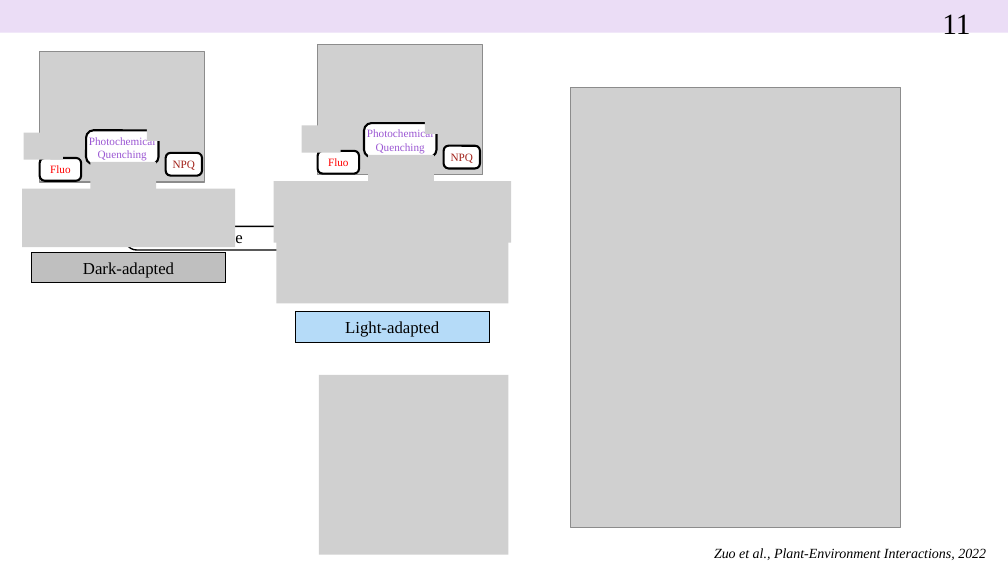
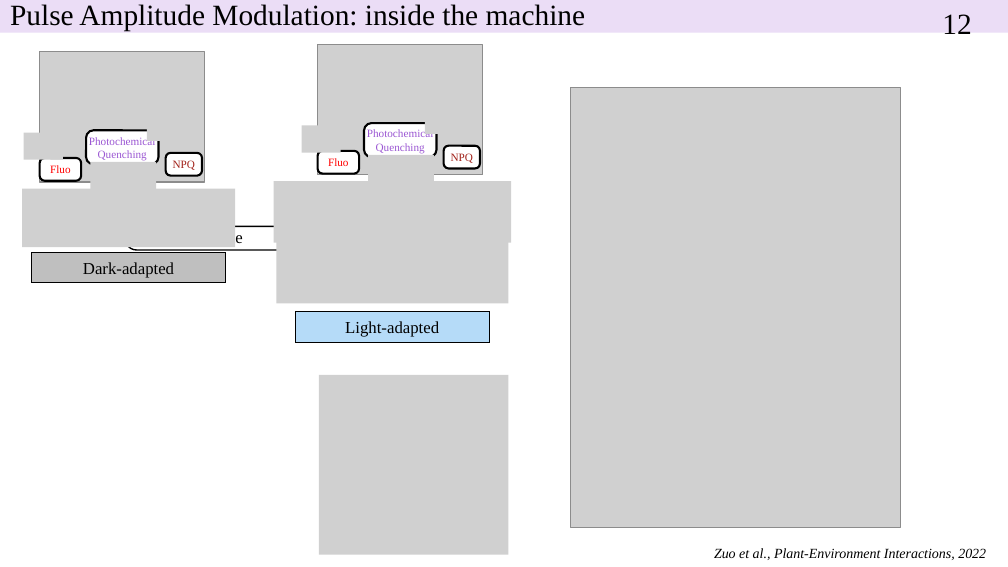
Before and after one commit to MicroscaleOceanBiophysics/MOBWorkshops, a slide deck: slide 12 of 2026MOB/PAM/260528_Workshop_PAM_presentation.pptx (slide 11 before the commit). Drawn at 1008x567 pixels with LibreOffice and Linux fonts; fonts in the diff are those of the drawing; grey boxes stand for pictures. Boxes give left, top, right and bottom in pixels: in the first picture for what was removed or moved away, otherwise in the second. Text is boxed around its words. In the diff, an @@ line names an element or a change of style, - is before the commit and + after.

```diff
--- a/2026MOB/PAM/260528_Workshop_PAM_presentation.pptx
+++ b/2026MOB/PAM/260528_Workshop_PAM_presentation.pptx
@@ title added at (10, 4, 585, 32), 21 pt, text #000000 @@
+Pulse Amplitude Modulation: inside the machine
@@ page number at (942, 14, 971, 34): text changed @@
-11
+12
```
Also in this commit, not shown: 4 other slides changed, 2 slides added, 5 other files.
